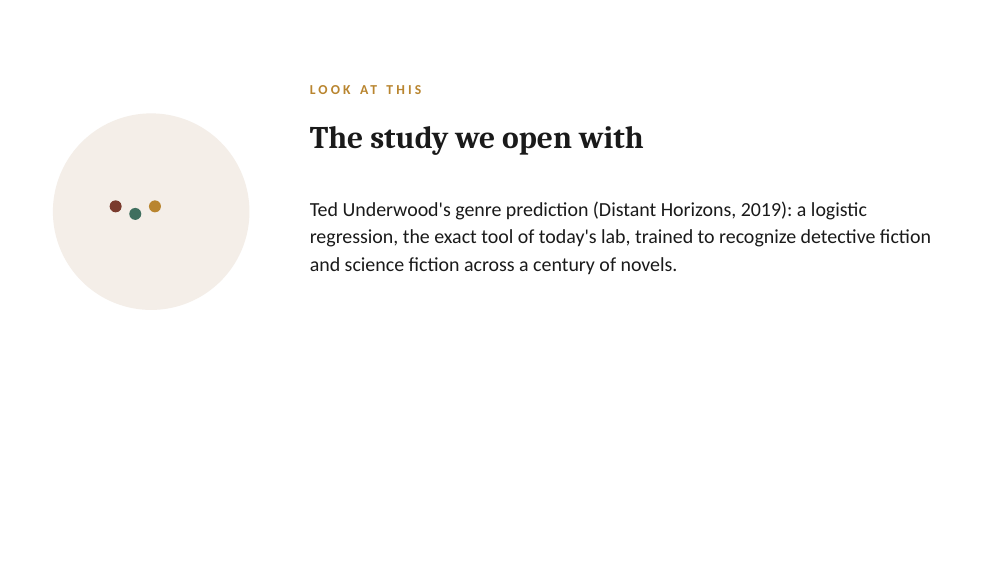
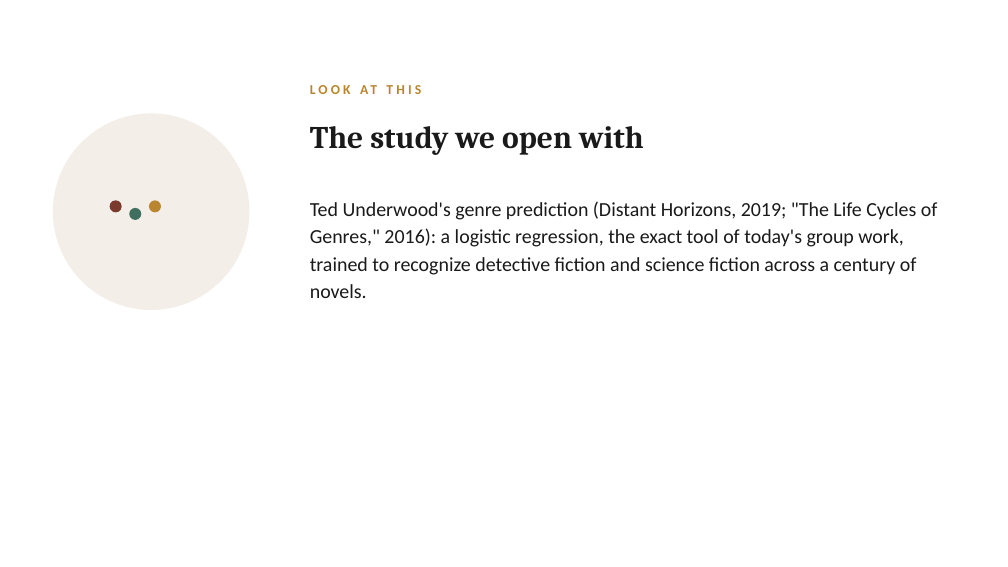
Before and after one commit to lucianli123/culture-as-data-2026, a slide deck: slide 2 of slides/pptx/week-03.pptx. Drawn at 1008x567 pixels with LibreOffice and Linux fonts; fonts in the diff are those of the drawing. Boxes give left, top, right and bottom in pixels: in the first picture for what was removed or moved away, otherwise in the second. Text is boxed around its words. In the diff, an @@ line names an element or a change of style, - is before the commit and + after.

```diff
--- a/slides/pptx/week-03.pptx
+++ b/slides/pptx/week-03.pptx
@@ text at [310, 201, 938, 298]: text changed @@
-Ted Underwood's genre prediction (Distant Horizons, 2019): a logistic regression, the exact tool of today's lab, trained to recognize detective fiction and science fiction across a century of novels.
+Ted Underwood's genre prediction (Distant Horizons, 2019; "The Life Cycles of Genres," 2016): a logistic regression, the exact tool of today's group work, trained to recognize detective fiction and science fiction across a century of novels.
```
Also in this commit, not shown: 8 other slides changed, 2 slides added, 1 slide removed, 14 other files.
